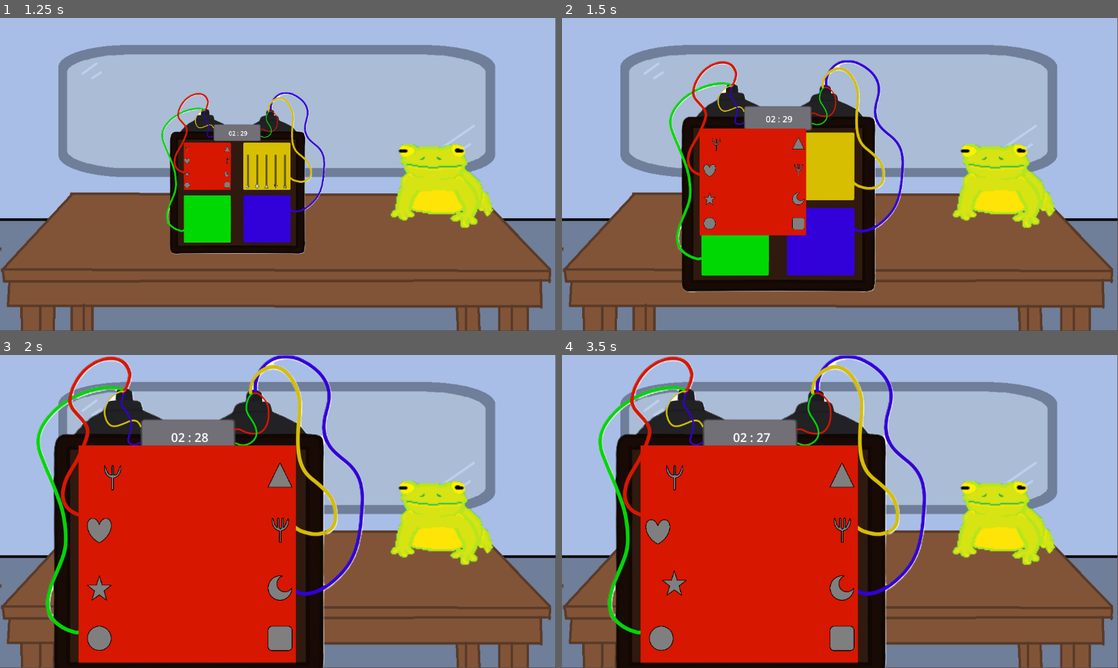
Above: before the commit, frames 1-4 (two rows, left to right).
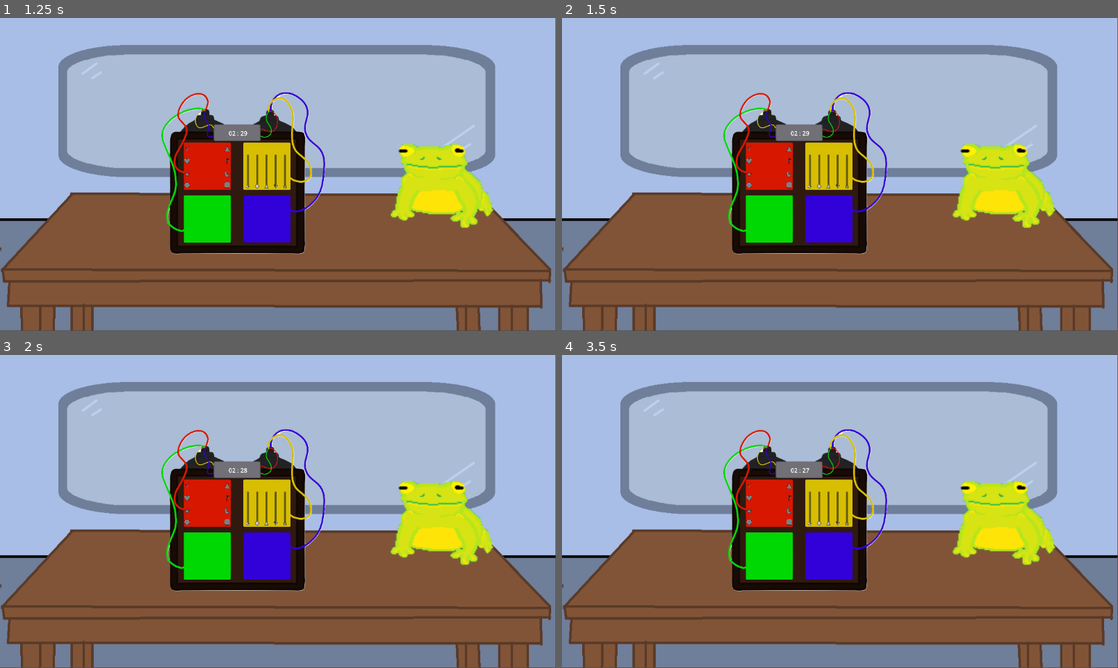
Above: after the commit, the same moments.

Repository: DepressoExpressoBoi/Godot-Wild-Jam-Signal
Game: Godot game, scene res://scenes/game_controller.tscn
Two runs of this game, one before a commit and one after it. Both use one fixed random seed, a clock stepped at 60 frames per second and the inputs below. The engine's default icon, where the game draws it, is replaced by a stand-in: a white triangle on a blue panel in a dark square.
Inputs (mouse positions are in pixels of both pictures, inside the frame that each line leads up to; where the layout moved, square brackets give the same spot in the first picture):
- Up to frame 1 (1.25 s): click (266, 140) at 0.5 s
- Up to frame 2 (1.5 s): click (751, 149) at 1.25 s
- Up to frame 3 (2 s): no input
- Up to frame 4 (3.5 s): click (751, 498) [662, 530] at 2 s; click (751, 511) at 2.75 s

Frame 1 is identical in both runs. In frame 2, 18% of the frame differs, in the area x 19-62%, y 13-88%; in frame 3, 40%, in the area x 6-66%, y 0-100%; in frame 4, 40%.

Commit message:
Fixed zooming in and out issues with wire_match

Diff:
--- a/scenes/puzzle_scenes/wire_match.tscn
+++ b/scenes/puzzle_scenes/wire_match.tscn
@@ -137,7 +137,6 @@
 offset_top = 72.0
 offset_right = 160.0
 offset_bottom = 200.0
-mouse_filter = 1
 texture_normal = ExtResource("1_y2swr")
 texture_pressed = ExtResource("1_y2swr")
 stretch_mode = 0
@@ -149,7 +148,6 @@
 offset_top = 328.0
 offset_right = 160.0
 offset_bottom = 456.0
-mouse_filter = 1
 texture_normal = ExtResource("1_y2swr")
 texture_pressed = ExtResource("1_y2swr")
 stretch_mode = 0
@@ -161,7 +159,6 @@
 offset_top = 592.0
 offset_right = 160.0
 offset_bottom = 720.0
-mouse_filter = 1
 texture_normal = ExtResource("1_y2swr")
 texture_pressed = ExtResource("1_y2swr")
 stretch_mode = 0
@@ -173,7 +170,6 @@
 offset_top = 824.0
 offset_right = 160.0
 offset_bottom = 952.0
-mouse_filter = 1
 texture_normal = ExtResource("1_y2swr")
 texture_pressed = ExtResource("1_y2swr")
 stretch_mode = 0
